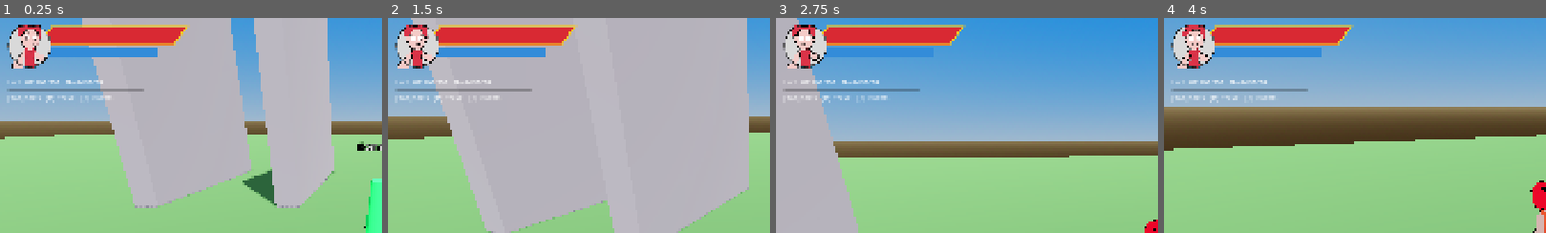
Above: before the commit, frames 1-4 (left to right).
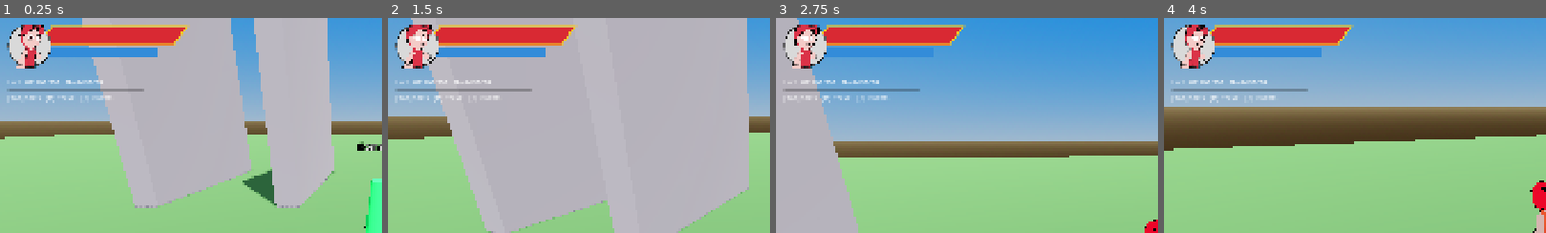
Above: after the commit, the same moments.

Repository: doggoanim/Krits
Game: Godot game, scene res://main.tscn
The game is run twice, just before and just after one commit, with the same random seed, the same clock (stepped at 60 frames per second) and the same inputs.
Inputs (mouse positions are % of the whole screen's width and height, from its top left):
- Up to frame 1 (0.25 s): no input
- Up to frame 2 (1.5 s): tap Enter at 0.5 s; move the mouse to (55, 50) at 0.52 s; hold Ctrl (crouch_pound) 0.53-1.28 s; hold W (move_forward) from 0.53 s (still down); tap Space (jump) at 0.77 s; move the mouse to (45, 50) at 1.27 s; tap E (interact) at 1.35 s
- Up to frame 3 (2.75 s): keep holding W (move_forward); tap Space (jump) at 1.52 s; move the mouse to (52, 48) at 2.02 s; hold Shift (roll_dive) from 2.03 s (still down)
- Up to frame 4 (4 s): keep holding W (move_forward); move the mouse to (49, 52) at 2.77 s; release Shift (roll_dive) at 2.78 s; tap Ctrl (crouch_pound) at 2.85 s; tap Space (jump) at 3.02, 3.77 s; move the mouse to (57, 51) at 3.52 s; tap E (interact) at 3.6 s
The pictures show only the part of the screen within x 0-50%, y 0-50%; the shares and areas given below are measured in that part.

The runs differ from the first frame. In frame 1, 0.6% of the frame differs, in the area x 3-12%, y 3-24%; in frame 2, 0.7%; in frame 3, 0.7%; in frame 4, 0.5%.

Commit message:
Angle the portrait slightly, re-add the arena's dissolve-in reveal, solid white walls
- PortraitViewport: added a small extra yaw (PORTRAIT_TURN) on top of
  MODEL_FACING_OFFSET so the live portrait isn't a flat mirror-facing
  shot.
- Arena: play_intro() now also runs its own WorldDissolver (separate
  instance from EncounterManager's teardown one) across the whole
  stage_root for the same duration as the ring-sweep + wall-grow
  sequence, so the barrier materializes out of noise again instead of
  just popping into its final material — restored via finish() once
  everything's done.
- Arena: wall_col bumped from a near-invisible 0.05 alpha to a clearly
  visible, uniform 0.32 — one solid translucent white across every
  wall segment.

Co-Authored-By: Claude Sonnet 5 <noreply@anthropic.com>
Claude-Session: https://claude.ai/code/session_01TYpdm1jACUqsWG6yyTxbgm

Diff:
--- a/combat/arena.gd
+++ b/combat/arena.gd
@@ -3,10 +3,11 @@
 ## A circular battle zone that appears wherever the fight starts — right on
 ## top of the real world geometry, nobody ever goes anywhere. A ring of wall
 ## segments (stage_root) reveals itself (see play_intro(): the ground ring
-## sweeps around first, then the walls grow straight up) to pen the fight in,
-## then dissolves away again once it's over using the world-dissolve shader
-## (see WorldDissolver, driven by EncounterManager — the teardown is the only
-## side still using it). Spawns orbs (falling in from overhead, see
+## sweeps around first, then the walls grow straight up, the whole thing also
+## materializing out of noise via its own WorldDissolver) to pen the fight in,
+## then dissolves away again once it's over using the same world-dissolve
+## shader the other way (see WorldDissolver, driven by EncounterManager for
+## the teardown). Spawns orbs (falling in from overhead, see
 ## Orb.drop_in()) + enemies, tracks the combo and resolves victory/defeat.
 ## Bullets are parented here so they vanish with the arena. The
 ## EncounterManager owns its lifetime (it frees the arena once the barrier
@@ -62,6 +63,9 @@
 var _wall_meshes: Array[MeshInstance3D] = []   ## one per wall segment — see play_intro()
 var _ring_pieces: Array[MeshInstance3D] = []   ## one per ground-ring segment, same order/angle
                                                 ## as _wall_meshes
+var _intro_dissolver := WorldDissolver.new()   ## the reveal's materialize-in effect; kept
+                                                ## separate from EncounterManager's own
+                                                ## WorldDissolver, which drives the teardown
 
 static func radius_for(enemy_count: int) -> float:
 	return minf(MAX_RADIUS, BASE_RADIUS + RADIUS_PER_ENEMY * maxi(0, enemy_count - 1))
@@ -86,15 +90,25 @@
 ## The arena's reveal: the ground ring sweeps around first (each segment pops
 ## in with a short delay from the last, following the same angular order
 ## _build_barrier() placed them in), then the wall segments grow straight up
-## out of the ground once the ring's finished. Awaited by EncounterManager
-## before unlocking the player. Orbs are dropping in on their own timers at
-## the same time (see _spawn_orbs()/Orb.drop_in()) — nothing here needs to
-## wait on them specifically.
+## out of the ground once the ring's finished — the whole thing also
+## materializing out of noise via WorldDissolver (same world-space dissolve
+## used for the teardown, run in reverse) rather than just popping straight
+## into its final translucent material. Awaited by EncounterManager before
+## unlocking the player. Orbs are dropping in on their own timers at the same
+## time (see _spawn_orbs()/Orb.drop_in()) — nothing here needs to wait on
+## them specifically.
 func play_intro() -> void:
 	for mesh in _wall_meshes:
 		mesh.scale.y = 0.0
 	for piece in _ring_pieces:
 		piece.scale = Vector3.ZERO
+
+	_intro_dissolver.begin(stage_root)
+	_intro_dissolver.set_progress(1.0)   # begin() defaults to 0 (fully visible) — start dissolved instead
+	var dissolve_time := RING_DRAW_TIME + WALL_GROW_TIME
+	var dissolve_tween := create_tween()
+	dissolve_tween.tween_method(_intro_dissolver.set_progress, 1.0, 0.0, dissolve_time) \
+			.set_trans(Tween.TRANS_SINE).set_ease(Tween.EASE_OUT)
 
 	var ring_tween := create_tween()
 	ring_tween.set_parallel(true)
@@ -108,6 +122,9 @@
 	wall_tween.tween_method(_set_wall_growth, 0.0, 1.0, WALL_GROW_TIME) \
 			.set_trans(Tween.TRANS_QUINT).set_ease(Tween.EASE_OUT)
 	await wall_tween.finished
+
+	await dissolve_tween.finished   # guards against a hitch leaving it a frame behind
+	_intro_dissolver.finish()       # restore the real (translucent white) wall/ring materials
 
 ## Grows every wall segment's mesh up from the ground together, `t` 0..1.
 ## Scaling just the mesh (not its StaticBody3D/collider, which stays full
@@ -283,7 +300,7 @@
 	add_child(stage_root)
 	_wall_meshes.clear()
 	_ring_pieces.clear()
-	var wall_col := Color(1.0, 1.0, 1.0, 0.05)
+	var wall_col := Color(1.0, 1.0, 1.0, 0.32)   ## one solid translucent white, same on every segment
 	var glow_col := Color(1.0, 1.0, 1.0)
 	var seg_len := TAU * radius / WALL_SEGMENTS + 0.4   # slight overlap so segments don't gap
 	for i in WALL_SEGMENTS:
--- a/ui/widgets/portrait_viewport.gd
+++ b/ui/widgets/portrait_viewport.gd
@@ -16,6 +16,9 @@
 const CAMERA_DISTANCE := 0.9
 const CAMERA_HEIGHT_FRAC := 0.62         ## fraction up the model's height the camera frames (a bust shot)
 const OUTLINE_THICKNESS_RATIO := 0.011   ## matches PlayerVisual's default
+const PORTRAIT_TURN := 0.32   ## extra yaw (rad) so the portrait isn't a flat mirror-facing
+                               ## shot — turns the character slightly left; flip the sign
+                               ## if it reads as turning right instead
 
 var _viewport: SubViewport
 var _model: Node3D
@@ -66,7 +69,7 @@
 
 	_model = PlayerVisual.MODEL_SCENE.instantiate()
 	world.add_child(_model)
-	_model.rotation.y = PlayerVisual.MODEL_FACING_OFFSET
+	_model.rotation.y = PlayerVisual.MODEL_FACING_OFFSET + PORTRAIT_TURN
 	_anim = _model.find_child("AnimationPlayer", true, false) as AnimationPlayer
 
 	# fit_height scales _model so it's Player.STAND_HEIGHT tall in world space,
